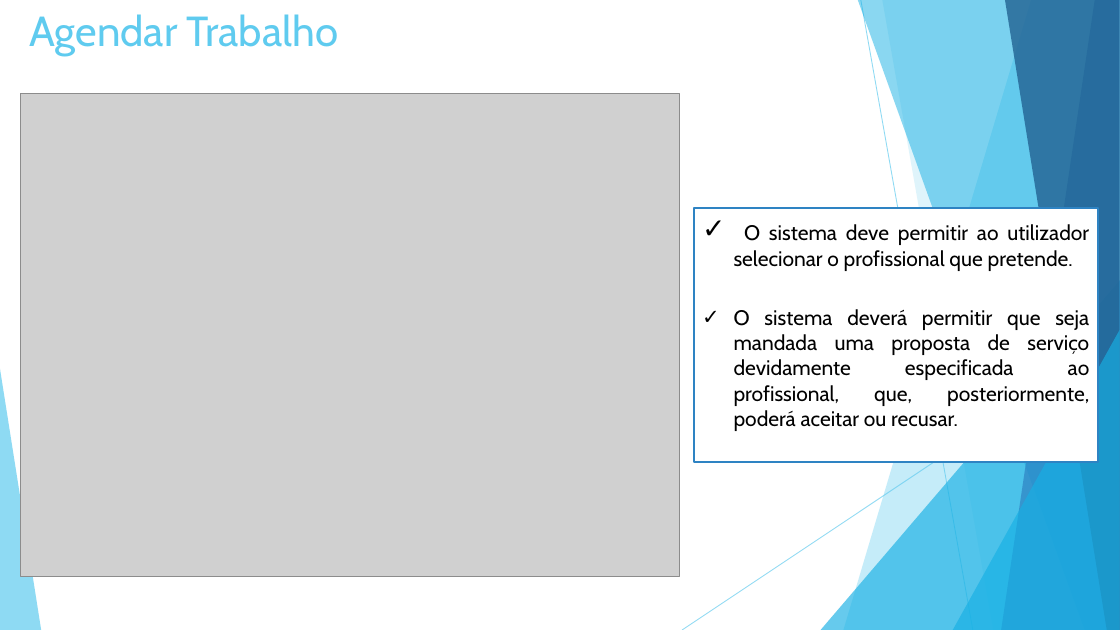
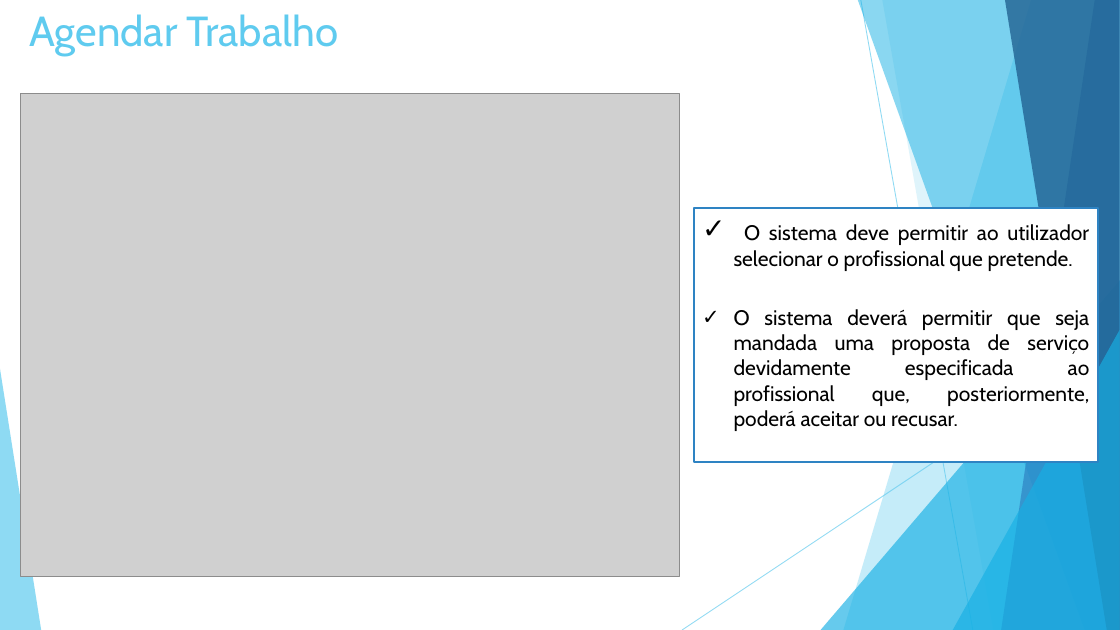
Before and after one commit to vitorjrc/babysitting-system, a slide deck: slide 20 of relatorio/Fase 3/LI4.pptx. Drawn at 1120x630 pixels with LibreOffice and Linux fonts; fonts in the diff are those of the drawing; grey boxes stand for pictures. Boxes give left, top, right and bottom in pixels: in the first picture for what was removed or moved away, otherwise in the second. Text is boxed around its words. In the diff, an @@ line names an element or a change of style, - is before the commit and + after.

Commit message:
Adding time to presentation

```diff
--- a/relatorio/Fase 3/LI4.pptx
+++ b/relatorio/Fase 3/LI4.pptx
@@ text in rectangle at box(734, 309, 1090, 431): text changed @@
-✓ O sistema deverá permitir que seja mandada uma proposta de serviço devidamente especificada ao profissional, que, posteriormente, poderá aceitar ou recusar.
+✓ O sistema deverá permitir que seja mandada uma proposta de serviço devidamente especificada ao profissional que, posteriormente, poderá aceitar ou recusar.
```
Also in this commit, not shown: 1 other file.
